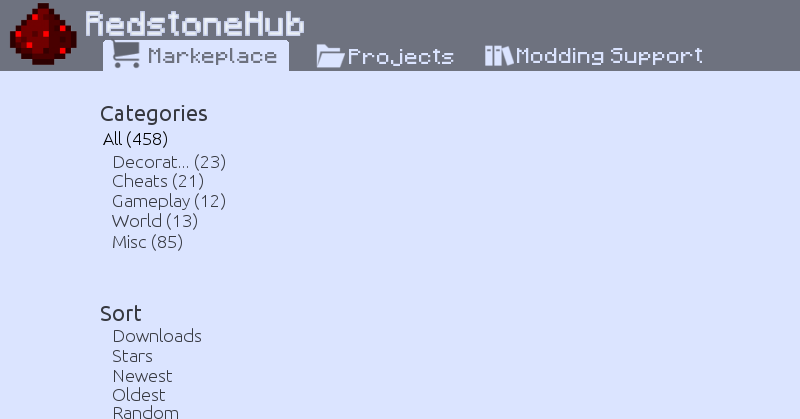
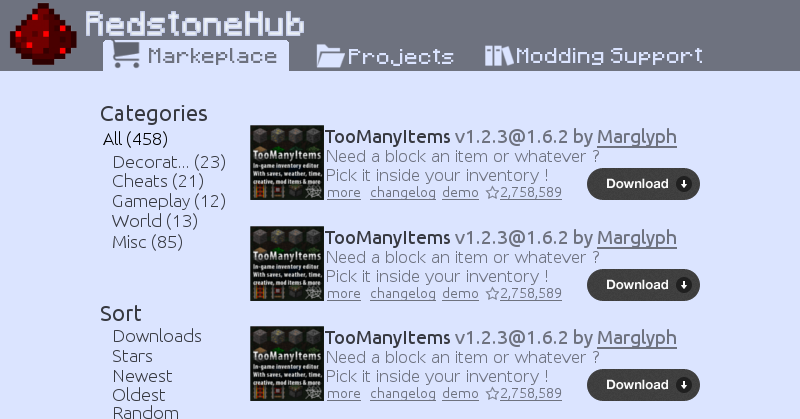
Layers edited between the first and the second 800px x 419px image:
added group "Copie de Copie de content" with 7 layers above "Copie de content" over [250,326,700,401]
added group "Groupe de calques #4" with 6 layers in group "Copie de Copie de content" over [250,326,700,401]
added layer "more changelog demo 2... #2" in group "Groupe de calques #4" over [327,387,562,401]
added layer "conten #6" in group "Groupe de calques #4" over [587,369,700,401]
added layer "Presse-papiers #2" in group "Groupe de calques #4" over [250,326,324,401]
added layer "TooManyItems v1.2.3@1.6.2 by M... #2" in group "Groupe de calques #4" over [325,329,677,349]
added layer "Need a block an item or whatev... #2" in group "Groupe de calques #4" over [327,351,599,385]
added group "Copie de content" with 7 layers above "content" over [250,226,700,301]
added group "Groupe de calques #3" with 6 layers in group "Copie de content" over [250,226,700,301]
added layer "more changelog demo 2... #1" in group "Groupe de calques #3" over [327,287,562,301]
added layer "conten #4" in group "Groupe de calques #3" over [587,269,700,301]
added layer "Presse-papiers #1" in group "Groupe de calques #3" over [250,226,324,301]
added layer "TooManyItems v1.2.3@1.6.2 by M... #1" in group "Groupe de calques #3" over [325,229,677,249]
added layer "Need a block an item or whatev... #1" in group "Groupe de calques #3" over [327,251,599,285]
added group "content" with 7 layers above "Ap" over [250,125,700,200]
added group "Groupe de calques #2" with 6 layers in group "content" over [250,125,700,200]
added layer "conten #1" in group "Groupe de calques #2" over [587,168,700,200]
added layer "Presse-papiers" in group "Groupe de calques #2" over [250,125,324,200]
added layer "TooManyItems v1.2.3@1.6.2 by M..." in group "Groupe de calques #2" over [325,128,677,148]
added layer "Need a block an item or whatev..." in group "Groupe de calques #2" over [327,150,599,184]
…and 4 more changes (4 added)
